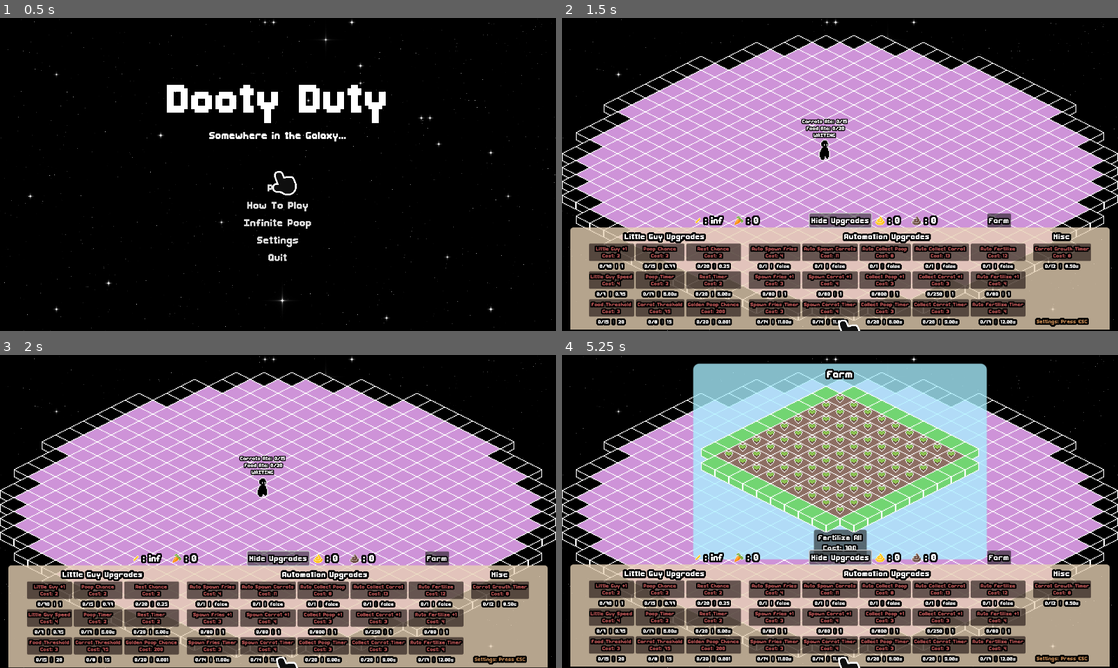
Above: before the commit, frames 1-4 (two rows, left to right).
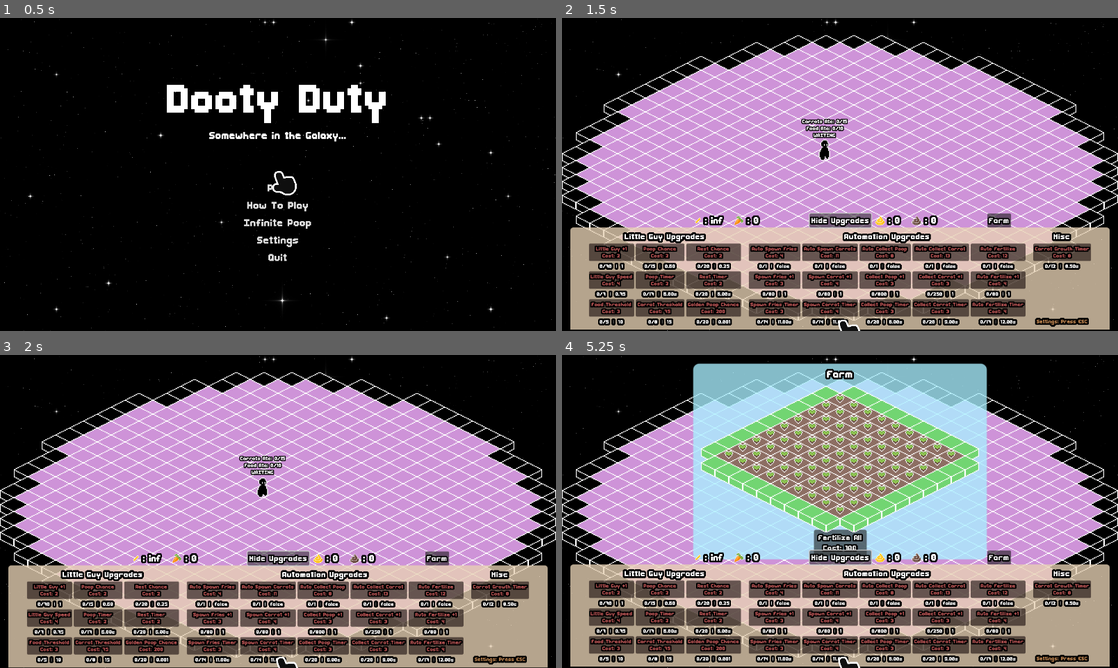
Above: after the commit, the same moments.

Repository: FennecKii/gdtv-jam-2025
Game: Godot game, scene res://ui/main_menu.tscn
The game is run twice, just before and just after one commit, with the same random seed, the same clock (stepped at 60 frames per second) and the same inputs. Sound files missing from this copy of the repository are replaced by a short silence.
Inputs:
- Up to frame 1 (0.5 s): no input
- Up to frame 2 (1.5 s): click "Play" at 0.5 s; click "Show Upgrades" at 1.25 s
- Up to frame 3 (2 s): no input
- Up to frame 4 (5.25 s): click "Hide Upgrades" at 2 s; click "Farm" at 2.75 s; click "Fertilize All Cost: 100" at 3.5 s; click "Fertilize All Cost: 100" at 4.25 s; click "Show Upgrades" at 5 s

Frame 1 is identical in both runs. In frame 2, less than 0.1% of the frame differs, in the area x 6-51%, y 34-99%; in frame 3, less than 0.1%; in frame 4, less than 0.1%.

Commit message:
added tooltips for the upgrades
- Balancing and polishing changes

Diff:
--- a/globals/Global.gd
+++ b/globals/Global.gd
@@ -64,9 +64,9 @@
 # Little guy parameters
 var littleguy_count: int = 1
 var littleguy_speed: float = 75.0			# Little guy speed
-var littleguy_max_food_pool: int = 20		# Max food little guy can eat before guaranteed poop
+var littleguy_max_food_pool: int = 10		# Max food little guy can eat before guaranteed poop
 var poop_time: float = 6.0					# Time it takes for little guy to poop when in poop state
-var poop_chance: float = 0.77				# Chance for little guy to poop when in poop state
+var poop_chance: float = 0.6				# Chance for little guy to poop when in poop state
 var rest_time: float = 6.0					# Time it takes for little guy to rest when in rest state
 var rest_chance: float = 0.25				# Chance for little guy to take a rest when in collect state
 
@@ -121,7 +121,7 @@
 # Upgrade Maximums
 const littleguy_count_upgrade_max: int = 70
 const littleguy_speed_upgrade_max: int = 7
-const littleguy_max_food_pool_upgrade_max: int = 15
+const littleguy_max_food_pool_upgrade_max: int = 5
 const poop_time_upgrade_max: int = 17
 const poop_chance_upgrade_max: int = 15
 const rest_time_upgrade_max: int = 20
@@ -257,9 +257,9 @@
 
 	littleguy_count = 1
 	littleguy_speed = 75.0
-	littleguy_max_food_pool = 20
+	littleguy_max_food_pool = 10
 	poop_time = 6.0
-	poop_chance = 0.77
+	poop_chance = 0.6
 	rest_time = 6.0
 	rest_chance = 0.25
 	poop_auto_collect = false
--- a/ui/HUD.tscn
+++ b/ui/HUD.tscn
@@ -147,6 +147,7 @@
 [node name="Add Little Guy" type="Button" parent="Panel/Upgrade Elements/GridContainer/Little Guy Upgrades/Upgrades Grid/Little Guy Stats"]
 unique_name_in_owner = true
 layout_mode = 2
+tooltip_text = "Add 1 Little Guy to feeding area"
 text = "Little Guy +1
 Cost: 10"
 
@@ -160,6 +161,8 @@
 [node name="Increase Little Guy Speed" type="Button" parent="Panel/Upgrade Elements/GridContainer/Little Guy Upgrades/Upgrades Grid/Little Guy Stats"]
 unique_name_in_owner = true
 layout_mode = 2
+tooltip_text = "Increase speed that Little Guy
+collects food"
 text = "Little Guy Speed
 Cost: 10"
 
@@ -173,6 +176,10 @@
 [node name="Food Threshold" type="Button" parent="Panel/Upgrade Elements/GridContainer/Little Guy Upgrades/Upgrades Grid/Little Guy Stats"]
 unique_name_in_owner = true
 layout_mode = 2
+tooltip_text = "Decrease by 1, the amount
+of food that Little Guy
+needs to eat before a
+guaranteed poop"
 text = "Food Threshold
 Cost: 100"
 
@@ -189,6 +196,8 @@
 [node name="Increase Poop Chance" type="Button" parent="Panel/Upgrade Elements/GridContainer/Little Guy Upgrades/Upgrades Grid/Little Guy Pooping"]
 unique_name_in_owner = true
 layout_mode = 2
+tooltip_text = "Increase probability for Little Guy
+to poop while in POOPING state"
 text = "Poop Chance
 Cost: 2"
 
@@ -202,6 +211,8 @@
 [node name="Decrease Poop Time" type="Button" parent="Panel/Upgrade Elements/GridContainer/Little Guy Upgrades/Upgrades Grid/Little Guy Pooping"]
 unique_name_in_owner = true
 layout_mode = 2
+tooltip_text = "Decrease the time it takes
+for Little Guy to poop"
 text = "Poop Time
 Cost: 5"
 
@@ -215,6 +226,11 @@
 [node name="Carrot Threshold" type="Button" parent="Panel/Upgrade Elements/GridContainer/Little Guy Upgrades/Upgrades Grid/Little Guy Pooping"]
 unique_name_in_owner = true
 layout_mode = 2
+tooltip_text = "Decrease by 1, the amount
+of Carrots Little Guy needs to
+eat before having
+the chance to poop
+Golden Poop"
 text = "Carrot Threshold
 Cost: 100"
 
@@ -231,6 +247,9 @@
 [node name="Decrease Rest Chance" type="Button" parent="Panel/Upgrade Elements/GridContainer/Little Guy Upgrades/Upgrades Grid/Little Guy Resting"]
 unique_name_in_owner = true
 layout_mode = 2
+tooltip_text = "Decrease probability that
+Little Guy needs to rest
+when collecting food "
 text = "Rest Chance
 Cost: 10"
 
@@ -244,6 +263,9 @@
 [node name="Decrease Rest Time" type="Button" parent="Panel/Upgrade Elements/GridContainer/Little Guy Upgrades/Upgrades Grid/Little Guy Resting"]
 unique_name_in_owner = true
 layout_mode = 2
+tooltip_text = "Decrease time Little Guy
+takes a rest when in
+RESTING state"
 text = "Rest Time
 Cost: 5"
 
@@ -257,6 +279,9 @@
 [node name="Golden Poop Chance" type="Button" parent="Panel/Upgrade Elements/GridContainer/Little Guy Upgrades/Upgrades Grid/Little Guy Resting"]
 unique_name_in_owner = true
 layout_mode = 2
+tooltip_text = "Increase probability that
+Little Guy poops Golden Poop
+only if Carrot Threshold is met"
 text = "Golden Poop Chance
 Cost: 1000"
 
@@ -291,6 +316,8 @@
 [node name="Auto Feed Fries" type="Button" parent="Panel/Upgrade Elements/GridContainer/Automation Upgrades/Upgrades Grid/Auto Feed Fries"]
 unique_name_in_owner = true
 layout_mode = 2
+tooltip_text = "Auto spawn Fries into
+the feeding area"
 text = "Auto Feed Fries
 Cost: 100"
 
@@ -304,6 +331,9 @@
 [node name="Increase Food Spawn Amount" type="Button" parent="Panel/Upgrade Elements/GridContainer/Automation Upgrades/Upgrades Grid/Auto Feed Fries"]
 unique_name_in_owner = true
 layout_mode = 2
+tooltip_text = "Increase by 1, the amount
+of Fries spawned each
+Fry spawn"
 text = "Feed Fries +1
 Cost: 25"
 
@@ -317,6 +347,8 @@
 [node name="Decrease Food Spawn Time" type="Button" parent="Panel/Upgrade Elements/GridContainer/Automation Upgrades/Upgrades Grid/Auto Feed Fries"]
 unique_name_in_owner = true
 layout_mode = 2
+tooltip_text = "Decrease time between
+sucessive Fry spawns"
 text = "Feed Fries Time
 Cost: 15"
 
@@ -333,6 +365,9 @@
 [node name="Auto Feed Carrot" type="Button" parent="Panel/Upgrade Elements/GridContainer/Automation Upgrades/Upgrades Grid/Auto Feed Carrot"]
 unique_name_in_owner = true
 layout_mode = 2
+tooltip_text = "Auto spawn Carrots into
+the feeding area
+(only if you have Carrots to feed!)"
 text = "Auto Feed Carrot
 Cost: 100"
 
@@ -346,6 +381,9 @@
 [node name="Auto Feed Carrot Amount" type="Button" parent="Panel/Upgrade Elements/GridContainer/Automation Upgrades/Upgrades Grid/Auto Feed Carrot"]
 unique_name_in_owner = true
 layout_mode = 2
+tooltip_text = "Increase by 1, the amount
+of Carrots spawned each
+Carrot spawn"
 text = "Feed Carrot +1
 Cost: 100"
 
@@ -359,6 +397,8 @@
 [node name="Auto Feed Carrot Time" type="Button" parent="Panel/Upgrade Elements/GridContainer/Automation Upgrades/Upgrades Grid/Auto Feed Carrot"]
 unique_name_in_owner = true
 layout_mode = 2
+tooltip_text = "Decrease time between
+sucessive Carrot spawns"
 text = "Feed Carrot Time
 Cost: 100"
 
@@ -375,6 +415,7 @@
 [node name="Auto Collect Poop" type="Button" parent="Panel/Upgrade Elements/GridContainer/Automation Upgrades/Upgrades Grid/Auto Collect Poop"]
 unique_name_in_owner = true
 layout_mode = 2
+tooltip_text = "Auto collect Poop Little Guy poops"
 text = "Auto Collect Poop
 Cost: 100"
 
@@ -388,6 +429,9 @@
 [node name="Auto Collect Poop Amount" type="Button" parent="Panel/Upgrade Elements/GridContainer/Automation Upgrades/Upgrades Grid/Auto Collect Poop"]
 unique_name_in_owner = true
 layout_mode = 2
+tooltip_text = "Increase by 1, the amount
+of Poop collected every
+Poop collection"
 text = "Collect Poop +1
 Cost: 100"
 
@@ -401,6 +445,8 @@
 [node name="Auto Collect Poop Time" type="Button" parent="Panel/Upgrade Elements/GridContainer/Automation Upgrades/Upgrades Grid/Auto Collect Poop"]
 unique_name_in_owner = true
 layout_mode = 2
+tooltip_text = "Decrease the time between
+sucessive Poop collections"
 text = "Collect Poop Time
 Cost: 100"
 
@@ -417,6 +463,7 @@
 [node name="Auto Collect Carrot" type="Button" parent="Panel/Upgrade Elements/GridContainer/Automation Upgrades/Upgrades Grid/Auto Collect Carrot"]
 unique_name_in_owner = true
 layout_mode = 2
+tooltip_text = "Auto collect Carrots from the Farm"
 text = "Auto Collect Carrot
 Cost: 100"
 
@@ -430,6 +477,9 @@
 [node name="Auto Collect Carrot Amount" type="Button" parent="Panel/Upgrade Elements/GridContainer/Automation Upgrades/Upgrades Grid/Auto Collect Carrot"]
 unique_name_in_owner = true
 layout_mode = 2
+tooltip_text = "Increase by 1, the amount
+of Carrots collected each
+Carrot collection"
 text = "Collect Carrot +1
 Cost: 100"
 
@@ -443,6 +493,8 @@
 [node name="Auto Collect Carrot Time" type="Button" parent="Panel/Upgrade Elements/GridContainer/Automation Upgrades/Upgrades Grid/Auto Collect Carrot"]
 unique_name_in_owner = true
 layout_mode = 2
+tooltip_text = "Decrease the time between
+sucessive Carrot collections"
 text = "Collect Carrot Time
 Cost: 100"
 
@@ -459,6 +511,8 @@
 [node name="Auto Fertilize" type="Button" parent="Panel/Upgrade Elements/GridContainer/Automation Upgrades/Upgrades Grid/Auto Fertilize"]
 unique_name_in_owner = true
 layout_mode = 2
+tooltip_text = "Automatically Fertilize
+Farm with poop"
 text = "Auto Fertilize
 Cost: 100"
 
@@ -472,6 +526,9 @@
 [node name="Auto Fertilize Amount" type="Button" parent="Panel/Upgrade Elements/GridContainer/Automation Upgrades/Upgrades Grid/Auto Fertilize"]
 unique_name_in_owner = true
 layout_mode = 2
+tooltip_text = "Increase by 1, the amount
+of crops Fertilized
+each Fertilization"
 text = "Auto Fertilize +1
 Cost: 100"
 
@@ -485,6 +542,8 @@
 [node name="Auto Fertilize Time" type="Button" parent="Panel/Upgrade Elements/GridContainer/Automation Upgrades/Upgrades Grid/Auto Fertilize"]
 unique_name_in_owner = true
 layout_mode = 2
+tooltip_text = "Decrease time between
+sucessive Fertilizations"
 text = "Auto Fertilize Time
 Cost: 100"
 
@@ -518,6 +577,9 @@
 [node name="Carrot Growth Time" type="Button" parent="Panel/Upgrade Elements/GridContainer/Misc Upgrades/Upgrades Grid/Other"]
 unique_name_in_owner = true
 layout_mode = 2
+tooltip_text = "Decrease time for
+Carrots to grow
+in your farm"
 text = "Carrot Growth Time
 Cost: 100"
 
--- a/ui/how_to_play.tscn
+++ b/ui/how_to_play.tscn
@@ -56,7 +56,7 @@
 vertical_alignment = 1
 
 [node name="Control" type="Control" parent="CenterContainer/Panel/CenterContainer/VBoxContainer"]
-custom_minimum_size = Vector2(0, 30)
+custom_minimum_size = Vector2(0, 10)
 layout_mode = 2
 
 [node name="Label" type="RichTextLabel" parent="CenterContainer/Panel/CenterContainer/VBoxContainer"]
@@ -64,21 +64,22 @@
 layout_mode = 2
 theme_override_constants/outline_size = 16
 text = "1) Drag and drop Fries (inf) or
-Carrots (you farm) into feeding area
+Carrots into feeding area
 
 2) Wait for little guys to poop
 
-3) Use poop to buy upgrades and
-fertilize your carrots
+3) Use poop to buy upgrades
+
+4) Drag and drop poop onto carrot crops to fertilize and grow carrots
  (Press Farm button to open your farm)
 
-4) Repeat and try to get the Golden Poop!"
+5) Repeat and try to get the Golden Poop!"
 fit_content = true
 horizontal_alignment = 1
 vertical_alignment = 1
 
 [node name="Control2" type="Control" parent="CenterContainer/Panel/CenterContainer/VBoxContainer"]
-custom_minimum_size = Vector2(0, 30)
+custom_minimum_size = Vector2(0, 10)
 layout_mode = 2
 
 [node name="Label3" type="Label" parent="CenterContainer/Panel/CenterContainer/VBoxContainer"]
--- a/ui/settings.tscn
+++ b/ui/settings.tscn
@@ -100,7 +100,7 @@
 layout_mode = 2
 theme_override_constants/outline_size = 20
 theme_override_font_sizes/font_size = 40
-text = "Poop"
+text = "Poop SFX"
 horizontal_alignment = 1
 vertical_alignment = 1
 
@@ -109,6 +109,10 @@
 layout_mode = 2
 min_value = -20.0
 max_value = 20.0
+
+[node name="Control" type="Control" parent="CenterContainer/Panel/CenterContainer/VBoxContainer"]
+custom_minimum_size = Vector2(0, 10)
+layout_mode = 2
 
 [node name="Close" type="Button" parent="CenterContainer/Panel/CenterContainer/VBoxContainer"]
 layout_mode = 2
